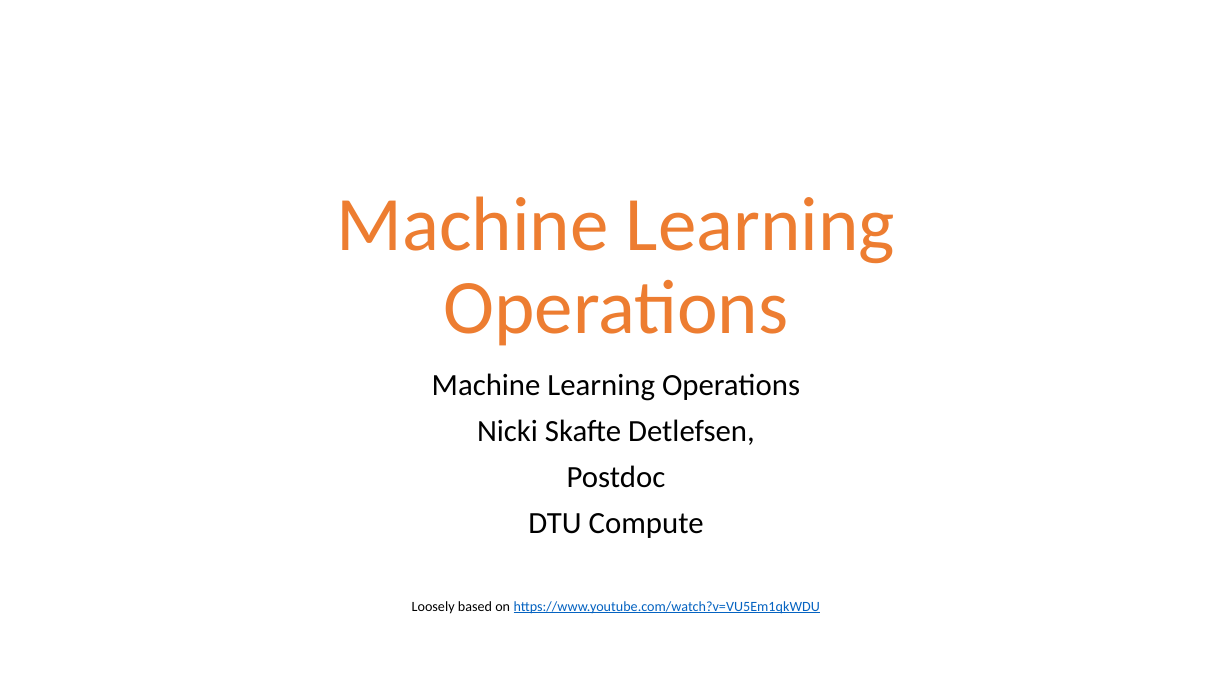
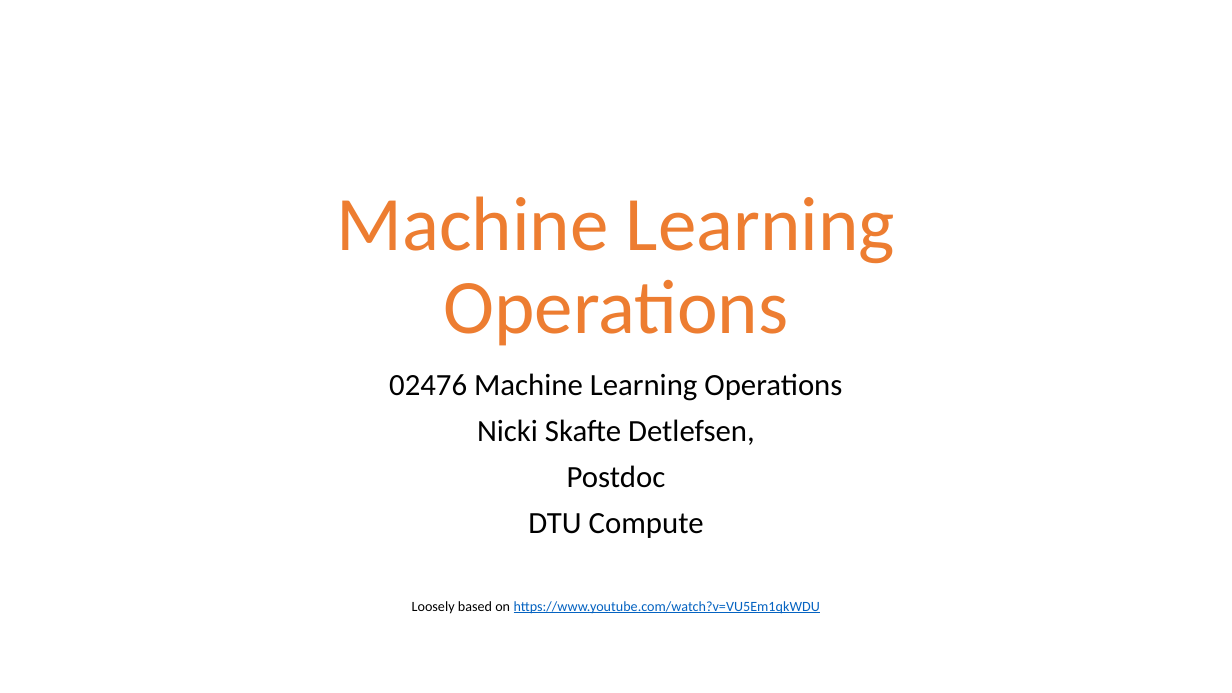
Before and after one commit to DeepEasterbunny/dtu_mlops, a slide deck: slide 1 of s2_organisation_and_version_control/lecture/MLOps.pptx. Drawn at 1232x693 pixels with LibreOffice and Linux fonts; fonts in the diff are those of the drawing; background and template pictures are left out. Boxes give left, top, right and bottom in pixels: in the first picture for what was removed or moved away, otherwise in the second. Text is boxed around its words. In the diff, an @@ line names an element or a change of style, - is before the commit and + after.

```diff
--- a/s2_organisation_and_version_control/lecture/MLOps.pptx
+++ b/s2_organisation_and_version_control/lecture/MLOps.pptx
@@ subtitle at (389,373,842,401): text changed @@
-Machine Learning Operations
+02476 Machine Learning Operations
```
Also in this commit, not shown: 13 other slides changed, 4 other files.
